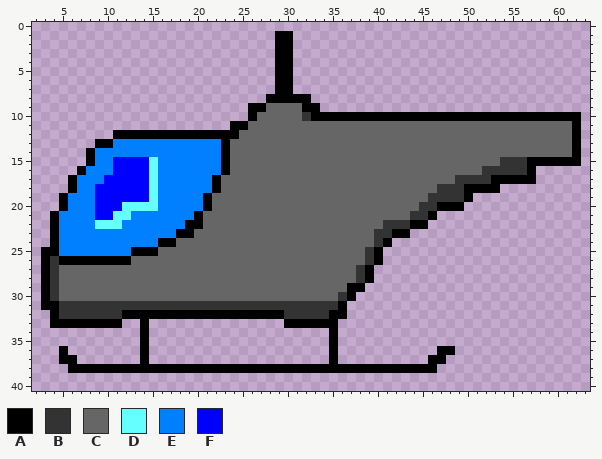
Pixel-art sprite -- assets/heli.png. The picture above was drawn from the file before the commit.
The file is 64x64 pixels. Shown: x 2..63, y 0..40.
Palette (. is transparent): A #000000  B #333333  C #666666  D #66ffff  E #0080ff  F #0000ff
Pixels before (only the part around the change), first column x 23:
 0 ...............
 1 ......AA.......
 2 ......AA.......
 3 ......AA.......
 4 ......AA.......
 5 ......AA.......
 6 ......AA.......
 7 ......AA.......
 8 .....AAAAA.....
 9 ...AACCCCAA....
10 ...ACCCCCBAAAAA
11 .AACCCCCCCCCCCC
12 AACCCCCCCCCCCCC
13 ACCCCCCCCCCCCCC
14 ACCCCCCCCCCCCCC
15 ACCCCCCCCCCCCCC
16 ACCCCCCCCCCCCCC
17 CCCCCCCCCCCCCCC
18 CCCCCCCCCCCCCCC
19 CCCCCCCCCCCCCCC
20 CCCCCCCCCCCCCCC
21 CCCCCCCCCCCCCCC
The same view after the edit:
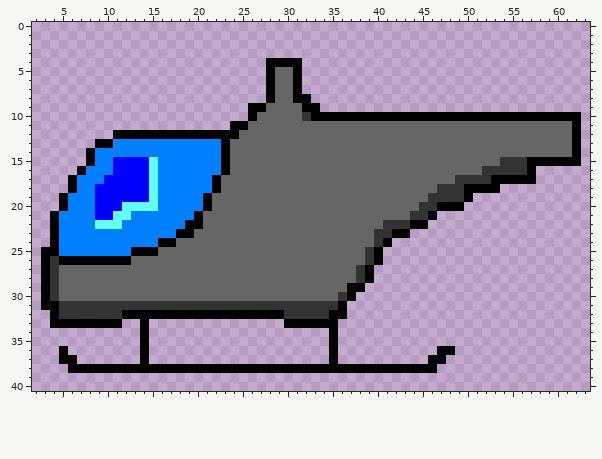
From old to new:
Changed rows in their new state; - is an unchanged pixel.
first column x 28:
 1 -..-
 2 -..-
 3 -..-
 4 A--A
 5 ACCA
 6 ACCA
 7 ACCA
 8 -CC-
